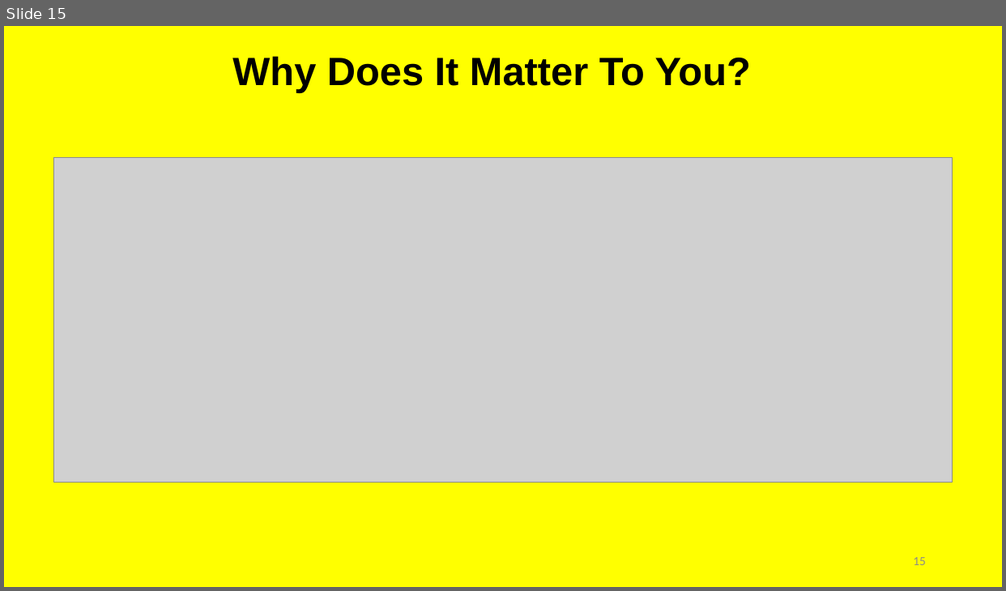
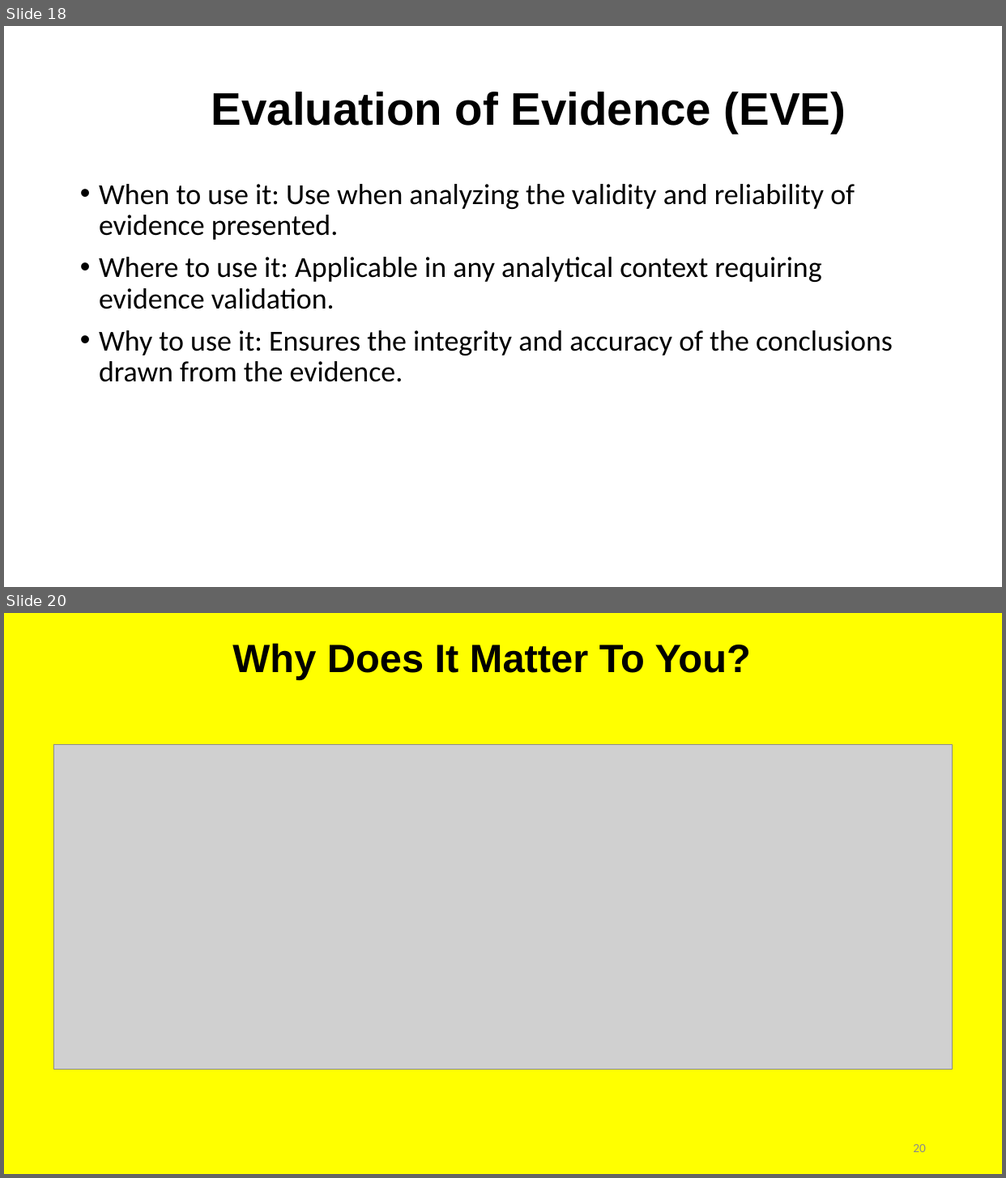
Before and after one commit to irregularchat/Counter_Malign_Information_Training, a slide deck: Counter_Malign_Information/4-Implement-For_Instructors/Lesson_Plans/Lesson_05-Identify_Malign_Information/Audio_Visual-Identify_Misinformation/Instructor-Lesson_Slide-Identify_Misinformation.pptx. Shown one above the other, each under a label of ours: slide 15 before the commit, slides 18 and 20 after it; the slides between them are not shown. The pictures are 1006x591 and 1006x1178 pixels, drawn with LibreOffice and Linux fonts; fonts in the diff are those of the drawing; grey boxes stand for pictures. Boxes give left, top, right and bottom in pixels: in the first picture for what was removed or moved away, otherwise in the second. Text is boxed around its words. In the diff, an @@ line names an element or a change of style, - is before the commit and + after.

Commit message:
more depth for the instructor fromt he structured analytic technique handbook

```diff
--- a/Counter_Malign_Information/4-Implement-For_Instructors/Lesson_Plans/Lesson_05-Identify_Malign_Information/Audio_Visual-Identify_Misinformation/Instructor-Lesson_Slide-Identify_Misinformation.pptx
+++ b/Counter_Malign_Information/4-Implement-For_Instructors/Lesson_Plans/Lesson_05-Identify_Malign_Information/Audio_Visual-Identify_Misinformation/Instructor-Lesson_Slide-Identify_Misinformation.pptx
@@ slide 18 added at <box>4,26,1002,587</box>, background #FFFFFF @@
@@ title added at <box>211,92,846,133</box>, 44 pt, text #000000, bold @@
+Evaluation of Evidence (EVE)
@@ text added at <box>99,184,893,382</box>, 28 pt, text #000000 @@
+• When to use it: Use when analyzing the validity and reliability of evidence presented.
+• Where to use it: Applicable in any analytical context requiring evidence validation.
+• Why to use it: Ensures the integrity and accuracy of the conclusions drawn from the evidence.
@@ what was slide 15 is now slide 20 @@
@@ page number at <box>913,1144,926,1152</box>: text changed @@
-15
+20
```
Also in this commit, not shown: 8 slides changed, 5 other slides added, 1 slide removed, 1 other file.
